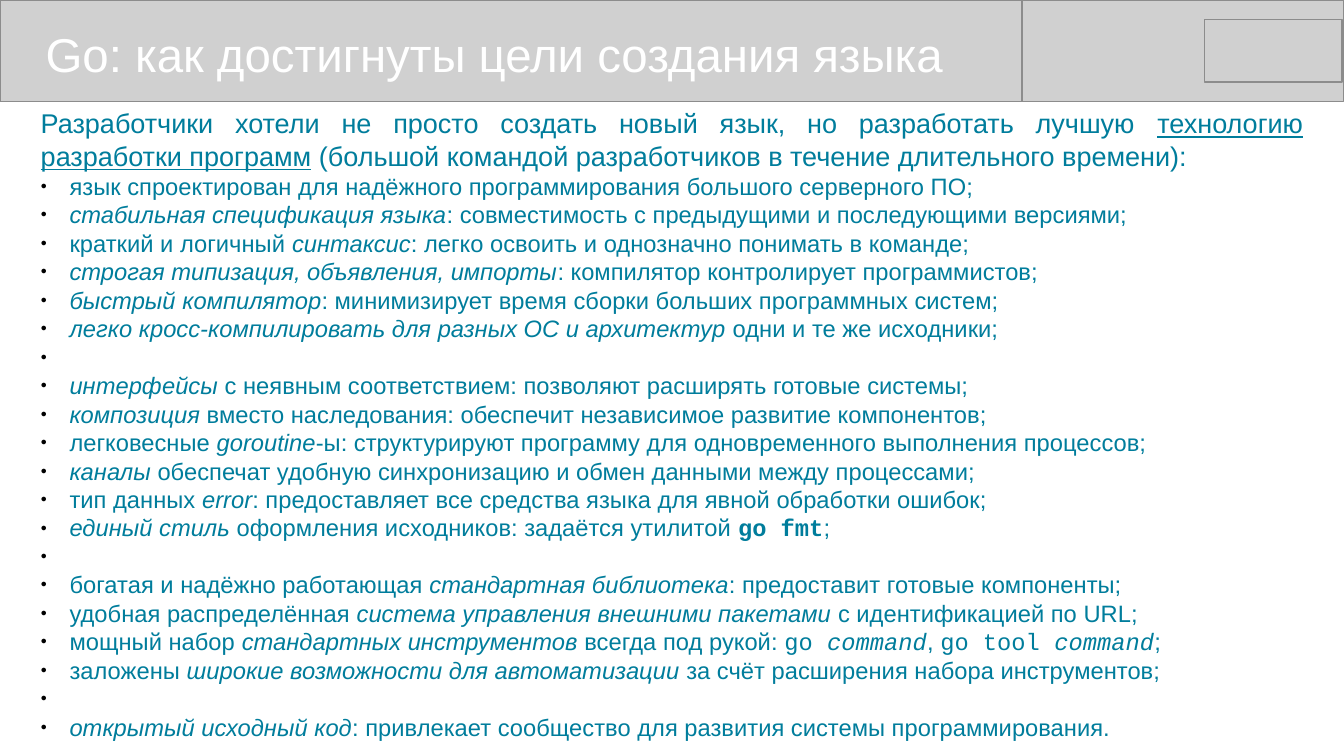
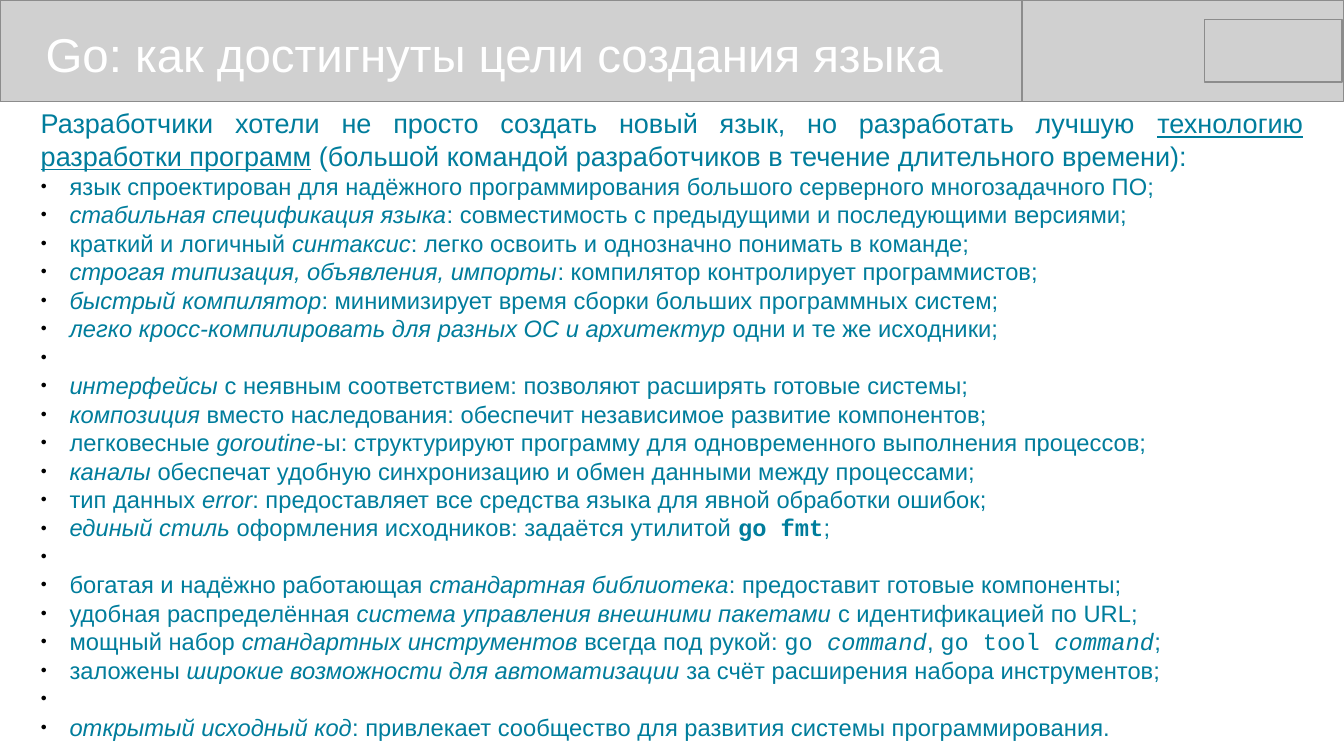
Before and after one commit to mike-shock/Go_language, a slide deck: slide 5 of Go_Preview.odp. Drawn at 1344x756 pixels with LibreOffice and Linux fonts; fonts in the diff are those of the drawing; grey boxes stand for pictures. Boxes give left, top, right and bottom in pixels: in the first picture for what was removed or moved away, otherwise in the second. Text is boxed around its words. In the diff, an @@ line names an element or a change of style, - is before the commit and + after.

```diff
--- a/Go_Preview.odp
+++ b/Go_Preview.odp
@@ text at bbox=[70, 177, 1154, 200]: text changed @@
-● язык спроектирован для надёжного программирования большого серверного ПО;
+● язык спроектирован для надёжного программирования большого серверного многозадачного ПО;
```
Also in this commit, not shown: 5 other slides changed.
